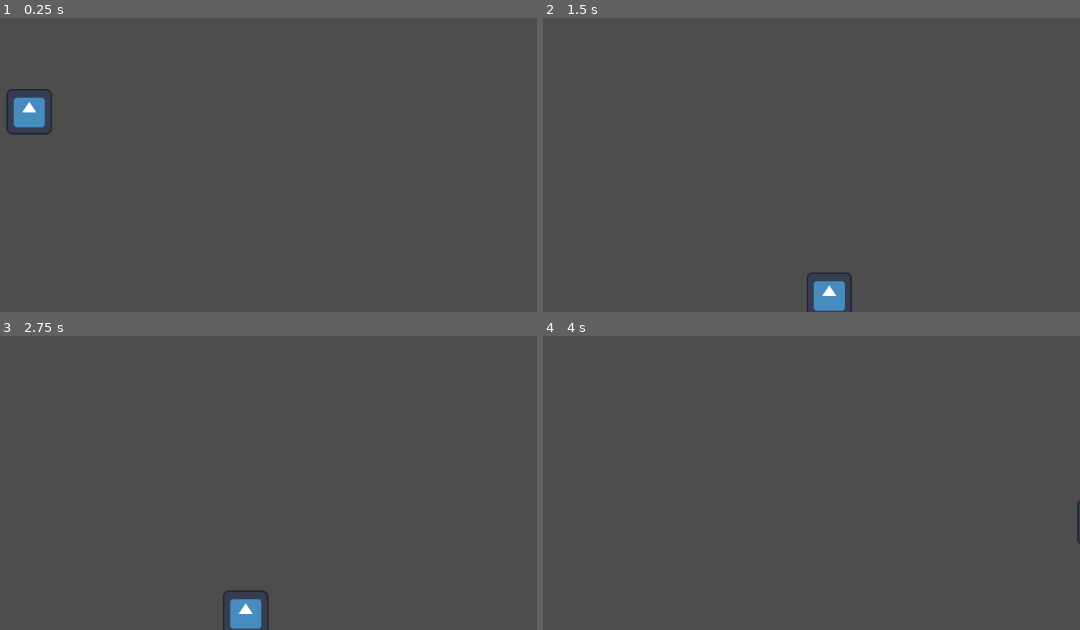
Above: before the commit, frames 1-4 (two rows, left to right).
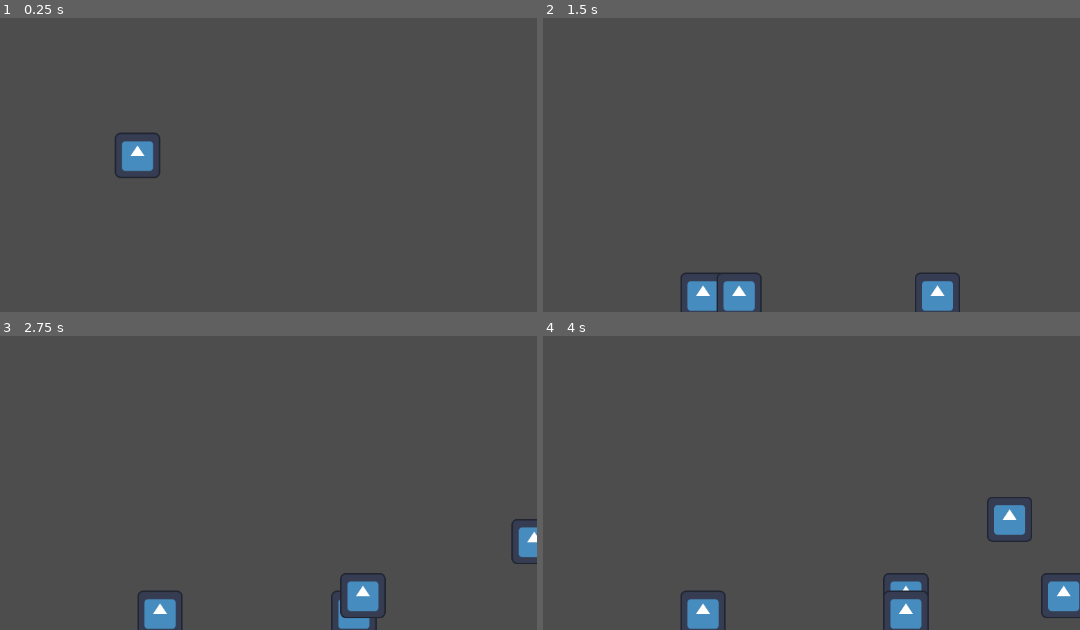
Above: after the commit, the same moments.

Repository: mushyp3a/gudev-16
Game: Godot game, scene res://scenes/replay-testing-scene.tscn
Two runs of this game, one before a commit and one after it. Both use one fixed random seed, a clock stepped at 60 frames per second and the inputs below. Before the commit the project starts from res://scenes/platformer-scene.tscn. The engine's default icon, where the game draws it, is replaced by a stand-in: a white triangle on a blue panel in a dark square.
Inputs:
- Up to frame 1 (0.25 s): no input
- Up to frame 2 (1.5 s): hold D (move_right) from 0.53 s (still down); tap P (test_clone, bound only after the commit) at 0.6, 1.35 s; tap Space (jump) at 0.77 s
- Up to frame 3 (2.75 s): tap Space (jump) at 1.52 s; release D (move_right) at 2.03 s; hold A (move_left) from 2.03 s (still down); tap P (test_clone, bound only after the commit) at 2.1 s
- Up to frame 4 (4 s): release A (move_left) at 2.78 s; hold D (move_right) from 2.78 s (still down); tap P (test_clone, bound only after the commit) at 2.85, 3.6 s; tap Space (jump) at 3.02, 3.77 s

The runs differ from the first frame. In frame 1, 1.7% of the frame differs, in the area x 1-30%, y 24-55%; in frame 2, 2.8%; in frame 3, 3.1%; in frame 4, 3.3%, in the area x 25-100%, y 54-100%.

Commit message:
Finished a basic prototype of position based time-loop clones

Diff:
--- a/project.godot
+++ b/project.godot
@@ -11,13 +11,17 @@
 [application]
 
 config/name="gudev-16"
-run/main_scene="uid://i4yqwb7kdpan"
-config/features=PackedStringArray("4.5", "Forward Plus")
+run/main_scene="res://scenes/replay-testing-scene.tscn"
+config/features=PackedStringArray("4.3", "Forward Plus")
 config/icon="res://icon.svg"
 
 [display]
 
 display_server/driver.linuxbsd="wayland"
+
+[dotnet]
+
+project/assembly_name="gudev-16"
 
 [input]
 
@@ -36,3 +40,8 @@
 "events": [Object(InputEventKey,"resource_local_to_scene":false,"resource_name":"","device":-1,"window_id":0,"alt_press …(191 unchanged characters)…
 ]
 }
+test_clone={
+"deadzone": 0.5,
+"events": [Object(InputEventKey,"resource_local_to_scene":false,"resource_name":"","device":0,"window_id":0,"alt_pressed":false,"shift_pressed":false,"ctrl_pressed":false,"meta_pressed":false,"pressed":false,"keycode":0,"physical_keycode":80,"key_label":0,"unicode":0,"location":0,"echo":false,"script":null)
+]
+}
--- /dev/null
+++ b/scenes/replay-clone.tscn
@@ -0,0 +1,24 @@
+[gd_scene load_steps=4 format=3 uid="uid://4thnh388de76"]
+
+[ext_resource type="Texture2D" uid="uid://csar0knqm284w" path="res://icon.svg" id="2_cf401"]
+[ext_resource type="Script" path="res://scripts/replay-clone.gd" id="2_menae"]
+
+[sub_resource type="SpriteFrames" id="SpriteFrames_g2els"]
+animations = [{
+"frames": [{
+"duration": 1.0,
+"texture": ExtResource("2_cf401")
+}],
+"loop": true,
+"name": &"default",
+"speed": 5.0
+}]
+
+[node name="ReplayClone" type="Node2D"]
+
+[node name="AnimatedSprite2D" type="AnimatedSprite2D" parent="."]
+scale = Vector2(0.17, 0.17)
+sprite_frames = SubResource("SpriteFrames_g2els")
+
+[node name="ReplayCloneScript" type="Node" parent="."]
+script = ExtResource("2_menae")
--- /dev/null
+++ b/scenes/replay-testing-scene.tscn
@@ -0,0 +1,18 @@
+[gd_scene load_steps=3 format=3 uid="uid://dnyhwjikbldwd"]
+
+[ext_resource type="PackedScene" uid="uid://cvt63ig62reiu" path="res://scenes/replayable-player.tscn" id="1_arvqo"]
+
+[sub_resource type="WorldBoundaryShape2D" id="WorldBoundaryShape2D_ug2m1"]
+
+[node name="Game" type="Node2D"]
+
+[node name="ReplayablePlayer" parent="." instance=ExtResource("1_arvqo")]
+
+[node name="Camera2D" type="Camera2D" parent="."]
+zoom = Vector2(3, 3)
+
+[node name="StaticBody2D" type="StaticBody2D" parent="."]
+position = Vector2(-43, 110)
+
+[node name="CollisionShape2D" type="CollisionShape2D" parent="StaticBody2D"]
+shape = SubResource("WorldBoundaryShape2D_ug2m1")
--- /dev/null
+++ b/scenes/replayable-player.tscn
@@ -0,0 +1,39 @@
+[gd_scene load_steps=7 format=3 uid="uid://cvt63ig62reiu"]
+
+[ext_resource type="Script" path="res://scripts/player-movement.gd" id="1_5fd8c"]
+[ext_resource type="Script" path="res://scripts/replayable.gd" id="2_dywpr"]
+[ext_resource type="Texture2D" uid="uid://csar0knqm284w" path="res://icon.svg" id="2_nca1l"]
+[ext_resource type="Script" path="res://scripts/player-cloning.gd" id="4_oyey1"]
+
+[sub_resource type="RectangleShape2D" id="RectangleShape2D_g2els"]
+
+[sub_resource type="SpriteFrames" id="SpriteFrames_g2els"]
+animations = [{
+"frames": [{
+"duration": 1.0,
+"texture": ExtResource("2_nca1l")
+}],
+"loop": true,
+"name": &"default",
+"speed": 5.0
+}]
+
+[node name="ReplayablePlayer" type="CharacterBody2D"]
+script = ExtResource("1_5fd8c")
+
+[node name="CollisionShape2D" type="CollisionShape2D" parent="."]
+shape = SubResource("RectangleShape2D_g2els")
+
+[node name="AnimatedSprite2D" type="AnimatedSprite2D" parent="."]
+scale = Vector2(0.17, 0.17)
+sprite_frames = SubResource("SpriteFrames_g2els")
+
+[node name="ReplayableScript" type="Node" parent="." node_paths=PackedStringArray("node")]
+script = ExtResource("2_dywpr")
+node = NodePath("..")
+
+[node name="PlayerCloningScript" type="Node" parent="." node_paths=PackedStringArray("replayable", "posNode")]
+script = ExtResource("4_oyey1")
+replayable = NodePath("../ReplayableScript")
+posNode = NodePath("..")
+timeLimit = 10.0
--- /dev/null
+++ b/scripts/player-cloning.gd
@@ -0,0 +1,39 @@
+extends Node
+
+@export var replayable: Replayable
+@export var posNode : Node2D
+@export var timeLimit : float
+@export var startPosition : Vector2
+var timeElapsed : float = 0
+var paused = false
+@onready var cloneSpace : Node = get_tree().root
+@onready var cloneSprite = load("res://scenes/replay-clone.tscn")
+
+var cloneCount : int = 0
+
+func createClone() -> void:
+	var clone = cloneSprite.instantiate()
+	var script = clone.get_node("ReplayCloneScript")
+	script.cloneId = cloneCount
+	script.replayable = replayable
+	cloneCount += 1
+	replayable.newRecording()
+	cloneSpace.add_child(clone)
+	replayable.recording = true
+
+func timeLoop() -> void:
+	replayable.reset()
+	createClone()
+	posNode.global_position = startPosition
+	timeElapsed = 0
+
+func _process(delta: float) -> void:
+	if not paused:
+		if timeElapsed >= timeLimit:
+			timeLoop()
+			return
+		# TODO - remove this
+		if Input.is_action_just_pressed("test_clone"):
+			print("Creating a test clone")
+			createClone()
+		timeElapsed += delta
--- /dev/null
+++ b/scripts/replay-clone.gd
@@ -0,0 +1,15 @@
+extends Node
+
+var replayable : Replayable
+@onready var posNode : Node2D = get_parent()
+
+var cloneId : int
+
+func setPos():
+	posNode.global_position = replayable.getPosition(cloneId)
+
+func _ready() -> void:
+	setPos()
+
+func _process(delta: float) -> void:
+	setPos()
--- /dev/null
+++ b/scripts/replay.gd
@@ -0,0 +1,41 @@
+class_name Replay
+
+var positionHistory: Array[Vector2]
+var timeHistory: Array[float]
+
+var lastIx: int
+
+func _init(pos: Vector2, t: float):
+	positionHistory = []
+	timeHistory = []
+	record(pos, t)
+	lastIx = 0
+
+func reset() -> void:
+	lastIx = 0
+
+func record(pos: Vector2, t: float):
+	positionHistory.push_back(pos)
+	timeHistory.push_back(t)
+
+# Required to ensure that clone position is independent of framerate
+# May result in strange behaviour for vastly different framerates
+# Should maybe consider using fixed update (assuming Godot has an equivalent)
+func lerpPos(t: float) -> Vector2:
+	# Oddball mathematics
+	t -= timeHistory[lastIx]
+	var deltaT = timeHistory[lastIx + 1] - timeHistory[lastIx]
+	t /= deltaT
+	var deltaP = positionHistory[lastIx + 1] - positionHistory[lastIx]
+	return positionHistory[lastIx] + t*deltaP
+
+func getPos(t: float) -> Vector2:
+	# Assume that t is in seconds, and is a float (an explicit conversion calculation may be necessary here
+	# Do something silly vvvv
+	for i in range(lastIx, len(positionHistory)):
+		if timeHistory[i] > t:
+			break
+		lastIx = i
+	if lastIx == len(positionHistory) - 1:
+		return positionHistory[lastIx]
+	return lerpPos(t)
--- /dev/null
+++ b/scripts/replayable.gd
@@ -0,0 +1,33 @@
+class_name Replayable extends Node
+
+var replays: Array[Replay]
+
+var time: float
+var recording: bool
+
+@export var node: Node2D
+
+# Called when the node enters the scene tree for the first time.
+func _ready() -> void:
+	# Start with no replays
+	replays = []
+	# Start "recording"
+	newRecording()
+	recording = true
+
+func newRecording() -> void:
+	replays.push_back(Replay.new(node.global_position, 0))
+	time = 0
+
+func getPosition(cloneId : int) -> Vector2:
+	return replays[cloneId].getPos(time)
+
+func reset() -> void:
+	for replay in replays:
+		replay.reset()
+
+# Called every frame. 'delta' is the elapsed time since the previous frame.
+func _process(delta: float) -> void:
+	if recording:
+		replays[-1].record(node.global_position, time)
+		time += delta
Not shown, changed: icon.svg.import
Not shown, added: scenes/rep8046.tmp
Not shown, added: scenes/repA6E9.tmp
